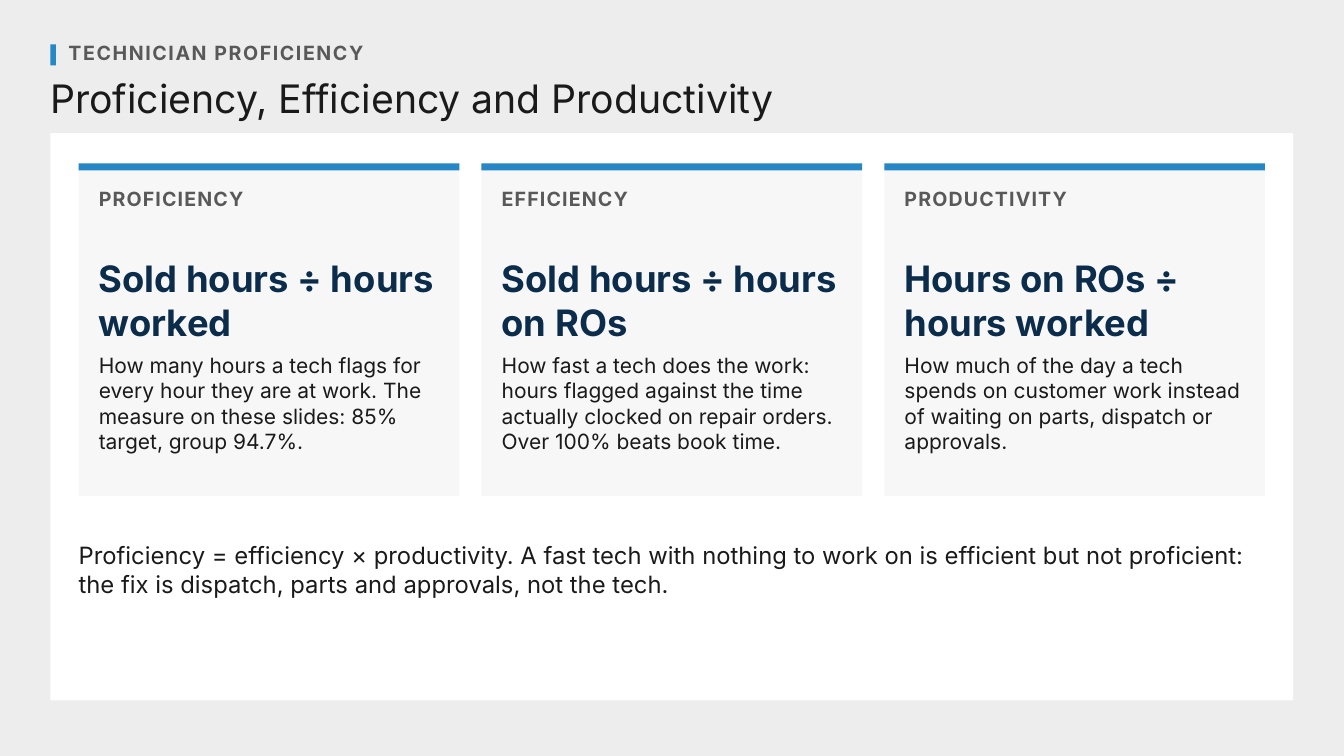
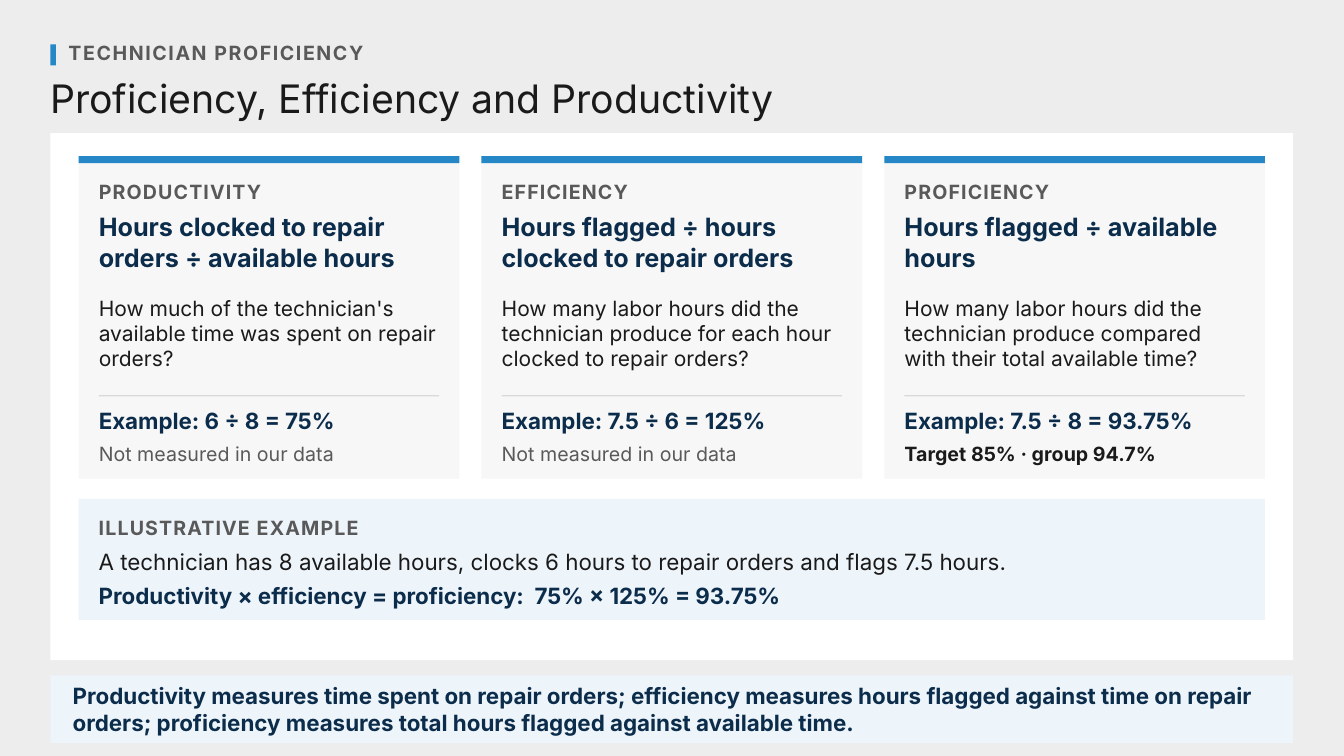
Before and after one commit to Ndresner/Noah, a slide deck: slide 137 of day2-deck/decks/Fixed Ops - Day 2 Example Test Deck.pptx. Drawn at 1344x756 pixels with LibreOffice and Linux fonts; fonts in the diff are those of the drawing. Boxes give left, top, right and bottom in pixels: in the first picture for what was removed or moved away, otherwise in the second. Text is boxed around its words. In the diff, an @@ line names an element or a change of style, - is before the commit and + after.

```diff
--- a/day2-deck/decks/Fixed Ops - Day 2 Example Test Deck.pptx
+++ b/day2-deck/decks/Fixed Ops - Day 2 Example Test Deck.pptx
@@ rectangle: place and size @@
-rectangle at (50,133,1294,701)
+rectangle at (50,133,1294,660)
@@ rectangle: place and size @@
-rectangle at (79,163,460,496)
+rectangle at (79,156,460,479)
@@ vertical alignment top to middle in 3 elements at (502,184,628,199), (904,184,1049,199), (99,184,261,199) @@
@@ text "PRODUCTIVITY": place and size @@
-text "PRODUCTIVITY" at (904,191,1066,206)
+text "PRODUCTIVITY" at (99,184,261,199)
@@ rectangle: place and size @@
-rectangle at (482,163,863,496)
+rectangle at (482,156,863,479)
@@ text "EFFICIENCY": place and size @@
-text "EFFICIENCY" at (502,191,628,206)
+text "EFFICIENCY" at (502,184,628,199)
@@ 3 rectangles: place and size @@
-3 rectangles at (79,163,1265,170)
+3 rectangles at (79,156,1265,163)
@@ rectangle: place and size @@
-rectangle at (884,163,1265,496)
+rectangle at (884,156,1265,479)
@@ text "PROFICIENCY": place and size @@
-text "PROFICIENCY" at (99,191,244,206)
+text "PROFICIENCY" at (904,184,1049,199)
@@ text at (99,216,395,268): text changed; size 26 to 18 pt @@
-Sold hours ÷ hours worked
+Hours clocked to repair orders ÷ available hours
@@ vertical alignment middle to top in 3 elements at (99,216,395,268), (904,216,1218,268), (502,217,793,272) @@
@@ text at (502,217,793,272): text changed; size 26 to 18 pt @@
-Sold hours ÷ hours on ROs
+Hours flagged ÷ hours clocked to repair orders
@@ text at (904,216,1218,268): text changed; size 26 to 18 pt @@
-Hours on ROs ÷ hours worked
+Hours flagged ÷ available hours
@@ text at (99,300,436,367): text changed @@
-How many hours a tech flags for every hour they are at work. The measure on these slides: 85% target, group 94.7%.
+How much of the technician's available time was spent on repair orders?
@@ text added at (502,300,831,371), 15 pt, text #1A1A1A @@
+How many labor hours did the technician produce for each hour clocked to repair orders?
@@ text added at (904,300,1202,367), 15 pt, text #1A1A1A @@
+How many labor hours did the technician produce compared with their total available time?
@@ text removed at (502,357,832,450) @@
-How fast a tech does the work: hours flagged against the time actually clocked on repair orders. Over 100% beats book time.
@@ text removed at (904,357,1240,454) @@
-How much of the day a tech spends on customer work instead of waiting on parts, dispatch or approvals.
@@ rectangle added at (99,395,440,396), fill #D9D9D9 @@
@@ text added at (99,412,334,434), 16 pt, text #0B2C4A, bold @@
+Example: 6 ÷ 8 = 75%
@@ rectangle added at (502,395,843,396), fill #D9D9D9 @@
@@ text added at (502,412,765,434), 16 pt, text #0B2C4A, bold @@
+Example: 7.5 ÷ 6 = 125%
@@ rectangle added at (904,395,1245,396), fill #D9D9D9 @@
@@ text added at (904,412,1193,434), 16 pt, text #0B2C4A, bold @@
+Example: 7.5 ÷ 8 = 93.75%
@@ text added at (99,446,334,461), 14 pt, text #595959 @@
+Not measured in our data
@@ text at (502,446,737,461): text changed; size 17 to 14 pt; text colour #1A1A1A to #595959 @@
-Proficiency = efficiency × productivity. A fast tech with nothing to work on is efficient but not proficient: the fix is dispatch, parts and approvals, not the tech.
+Not measured in our data
@@ text added at (904,446,1156,466), 14 pt, text #1A1A1A, bold @@
+Target 85% · group 94.7%
@@ rectangle added at (79,499,1265,620), fill #EDF4FA @@
@@ text added at (99,520,359,535), 14 pt, text #595959, bold @@
+ILLUSTRATIVE EXAMPLE
@@ text added at (99,553,1006,575), 16 pt, text #1A1A1A @@
+A technician has 8 available hours, clocks 6 hours to repair orders and flags 7.5 hours.
@@ text added at (99,587,780,609), 16 pt, text #0B2C4A, bold @@
+Productivity × efficiency = proficiency: 75% × 125% = 93.75%
@@ rectangle added at (50,676,1294,743), fill #EDF4FA @@
@@ text added at (73,687,1251,736), 16 pt, text #0B2C4A, bold @@
+Productivity measures time spent on repair orders; efficiency measures hours flagged against time on repair orders; proficiency measures total hours flagged against available time.
```
Also in this commit, not shown: 5 other files.
